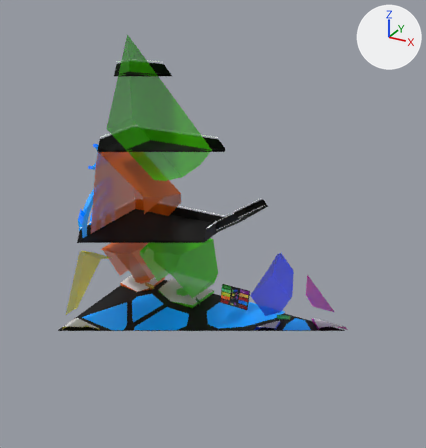
An edit to the glTF model models/building.glb, drawn before and after from the same camera.
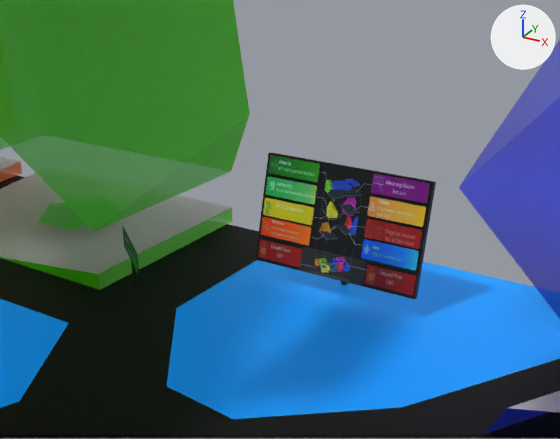
Each version is shown whole from a camera (50 mm lens) standing at (24.9, -44.85, 34.93) and looking at (0.67, -0.8, 12.9), then close up from a camera (50 mm lens) standing at (5.34, -6.69, 7.48) and looking at (-1.19, 5.19, 1.54). Arrows for +X, +Y and +Z are at upper right; the lights stay in place. Everything nearer to the camera than a plane just in front of the edit is cut away. Objects named as collision shapes, trigger or cutter boxes, shadow casters or lower levels of detail are left out. Where no turn or scale is listed for an object, it has been applied to the vertices.

In view in the first close-up: 'Blue_01', 'Buttons.007', 'Floors', 'Green', 'floor_stones', 'room0', 'room1', 'room2', 'room3', 'room4', 'room5', 'room6', 'room7', 'room8', 'room9', 'tpfloor_colliders'.
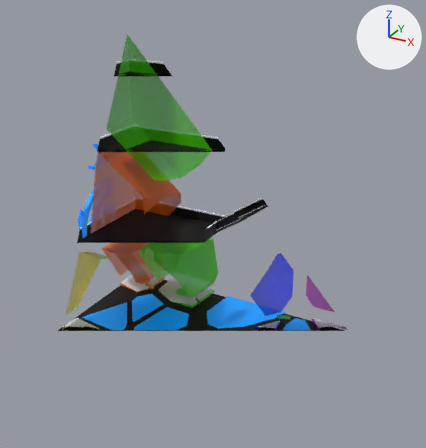
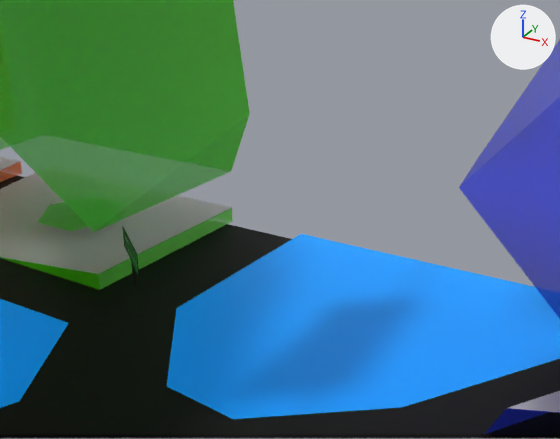
What differs and where, as boxes (x1, y1, x2, y2) in the close-ups (560 x 439 px):
'Buttons.007', deleted (black): before (255, 153, 436, 299)
'room5', deleted: before (371, 173, 430, 204)
'room6', deleted: before (367, 196, 426, 227)
'room7', deleted: before (364, 218, 422, 250)
'room8', deleted: before (361, 239, 418, 271)
'room9', deleted: before (365, 265, 415, 296)
'room0', deleted: before (268, 154, 319, 182)
'room1', deleted: before (266, 176, 316, 204)
'room2', deleted: before (263, 197, 313, 226)
'room3', deleted: before (260, 217, 310, 246)
'room4', deleted: before (258, 239, 301, 267)

The change, as a diff of the scene's bpy script:
```diff
--- a/models/building.glb.py
+++ b/models/building.glb.py
@@ ob_buttons_007 @@
-ob_buttons_007 = bpy.data.objects.new('Buttons.007', me_cube_027)
-ob_buttons_007.location = (-0.14, 5.97, 0.08)
@@ ob_room0 @@
-ob_room0 = bpy.data.objects.new('room0', me_plane_003)
-ob_room0.location = (-1.21, 5.75, 2.4)
@@ ob_room1 @@
-ob_room1 = bpy.data.objects.new('room1', me_plane_004)
-ob_room1.location = (-1.21, 5.64, 1.99)
@@ ob_room2 @@
-ob_room2 = bpy.data.objects.new('room2', me_plane_012)
-ob_room2.location = (-1.21, 5.52, 1.59)
@@ ob_room3 @@
-ob_room3 = bpy.data.objects.new('room3', me_plane_065)
-ob_room3.location = (-1.21, 5.41, 1.21)
@@ ob_room4 @@
-ob_room4 = bpy.data.objects.new('room4', me_plane_066)
-ob_room4.location = (-1.29, 5.33, 0.75)
@@ ob_room5 @@
-ob_room5 = bpy.data.objects.new('room5', me_plane_067)
-ob_room5.location = (0.95, 5.75, 2.39)
@@ ob_room6 @@
-ob_room6 = bpy.data.objects.new('room6', me_plane_068)
-ob_room6.location = (0.95, 5.64, 1.98)
@@ ob_room7 @@
-ob_room7 = bpy.data.objects.new('room7', me_plane_069)
-ob_room7.location = (0.95, 5.52, 1.59)
@@ ob_room8 @@
-ob_room8 = bpy.data.objects.new('room8', me_plane_070)
-ob_room8.location = (0.95, 5.41, 1.2)
@@ ob_room9 @@
-ob_room9 = bpy.data.objects.new('room9', me_plane_071)
-ob_room9.location = (1.02, 5.33, 0.75)
```
